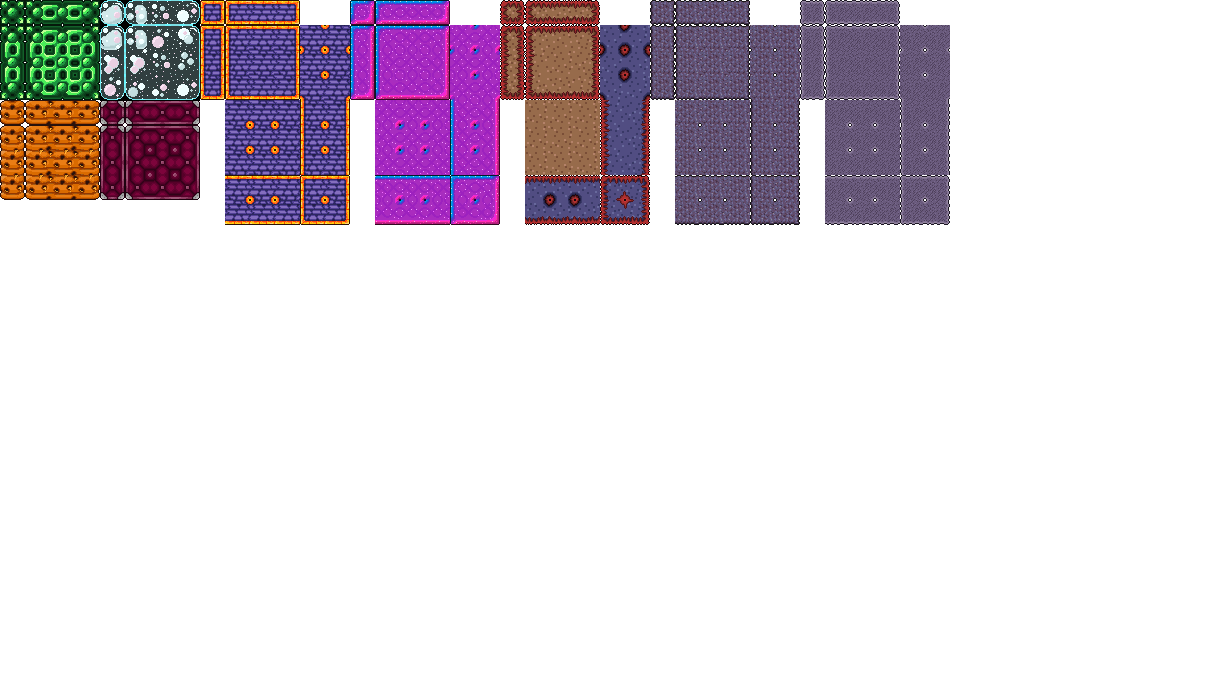
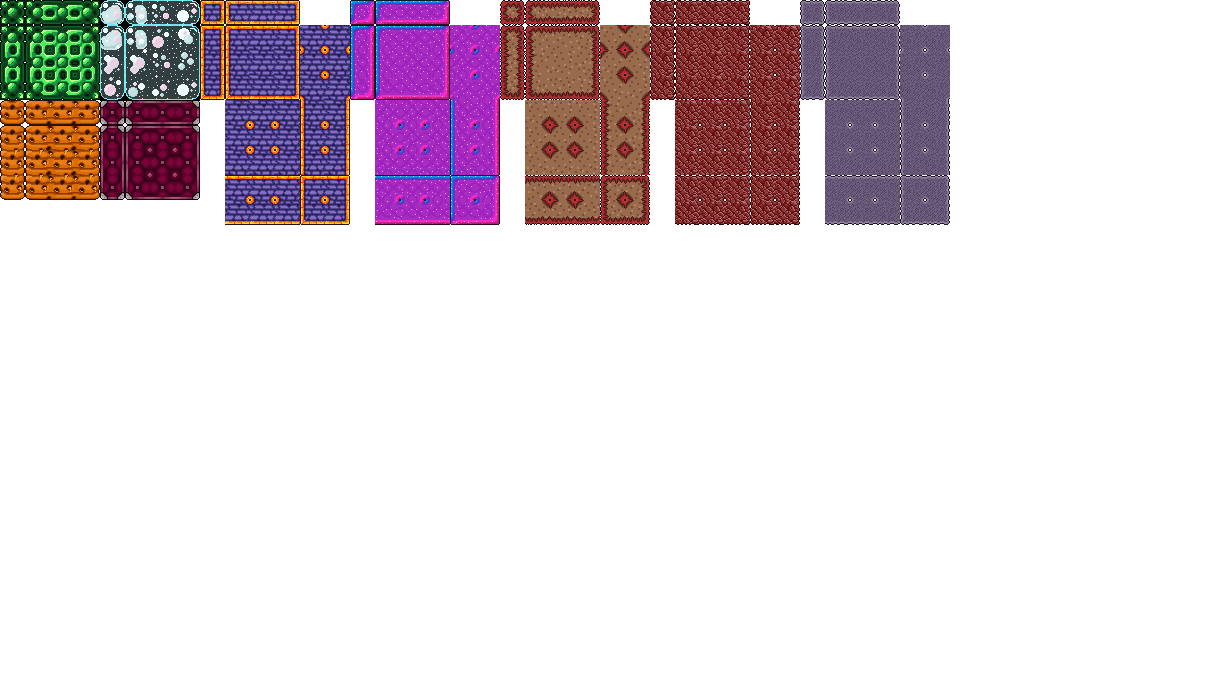
Layered file, before and after one edit (1225x675). Changes by layer:
painted on "Grass Crimson" over [525, 0, 650, 225]
added layer "Stone Crimson" in group "Stone" over [650, 0, 800, 225]
hid "Stone Corrupt" over [650, 0, 800, 225]
